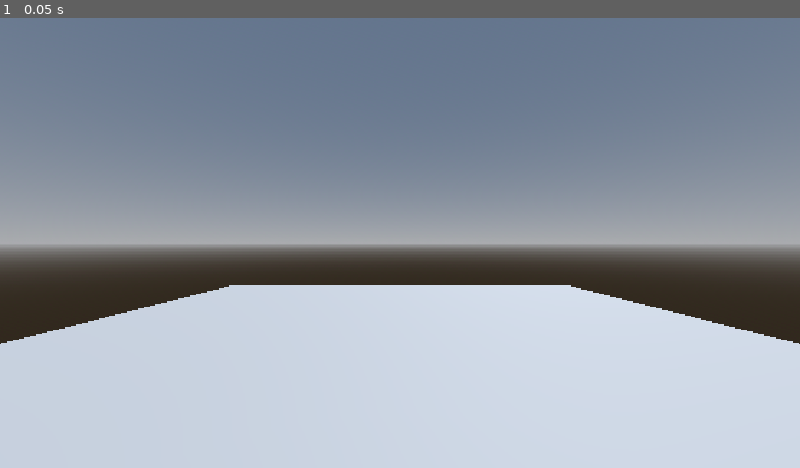
Above: before the commit, frame 1.
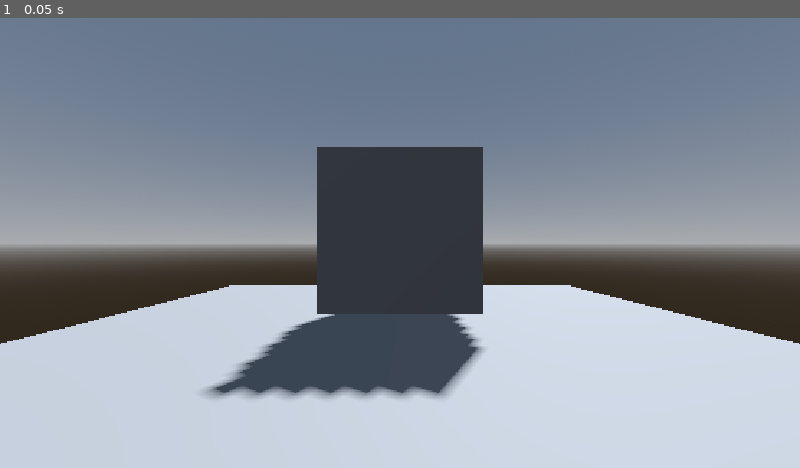
Above: after the commit, the same moment.

Repository: hAry-y/Monkey_Squash
Game: Godot game, scene res://Level_Base.tscn
The game is run twice, just before and just after one commit, with the same random seed, the same clock (stepped at 60 frames per second) and the same inputs. Before the commit the project has no main scene; this scene is started directly in both runs.
Inputs:
- Up to frame 1 (0.05 s): no input

The runs differ from the first frame. In frame 1, 12% of the frame differs, in the area x 25-61%, y 28-85%.

Commit message:
Enforce LF line endings via .gitattributes

Diff:
--- a/Godot 4.7.2/monkey-squash/Level_Base.tscn
+++ b/Godot 4.7.2/monkey-squash/Level_Base.tscn
@@ -16,6 +16,8 @@
 
 [sub_resource type="PlaneMesh" id="PlaneMesh_xuox8"]
 
+[sub_resource type="BoxMesh" id="BoxMesh_xuox8"]
+
 [node name="Node3D" type="Node3D" unique_id=2120636555]
 
 [node name="WorldEnvironment" type="WorldEnvironment" parent="." unique_id=2061019883]
@@ -32,3 +34,7 @@
 [node name="MeshInstance3D" type="MeshInstance3D" parent="." unique_id=278159544]
 transform = Transform3D(2.48, 0, 0, 0, 2.48, 0, 0, 0, 2.48, 0, 0.005829215, -0.036491632)
 mesh = SubResource("PlaneMesh_xuox8")
+
+[node name="cube" type="MeshInstance3D" parent="." unique_id=2042688140]
+transform = Transform3D(1, 0, 0, 0, 1, 0, 0, 0, 1, 0, 0.7076391, -0.4571002)
+mesh = SubResource("BoxMesh_xuox8")
--- a/Godot 4.7.2/monkey-squash/project.godot
+++ b/Godot 4.7.2/monkey-squash/project.godot
@@ -11,6 +11,7 @@
 [application]
 
 config/name="Monkey Squash"
+run/main_scene="uid://npo52k1pfdyn"
 config/features=PackedStringArray("4.7", "Forward Plus")
 config/icon="res://icon.svg"
 
